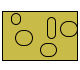
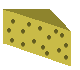
Layers edited between the first and the second 80px x 70px image:
removed layer "Rectangle arrondi 5" over [11, 13, 21, 25]
removed layer "Rectangle arrondi 4" over [40, 43, 57, 57]
removed layer "Rectangle arrondi 3" over [47, 17, 56, 39]
removed layer "Rectangle arrondi 2" over [60, 21, 78, 37]
removed layer "Rectangle arrondi 1" over [15, 30, 33, 46]
removed layer "Rectangle 1" over [2, 11, 78, 61]
added layer "Calque 1" over [3, 9, 71, 66]
